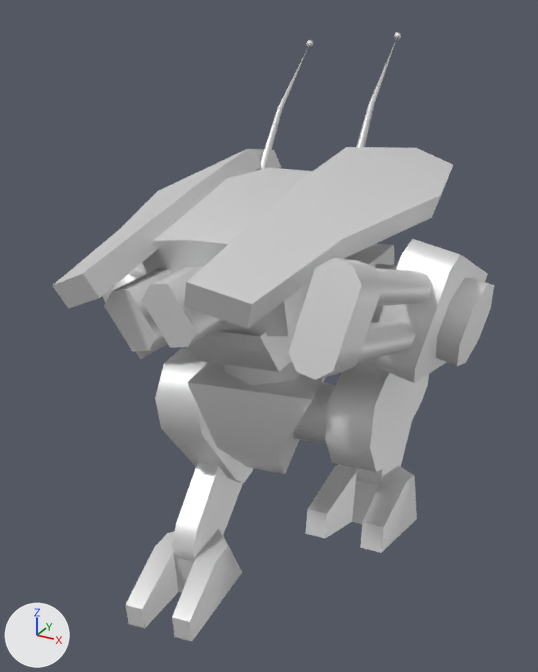
A saved change to the glTF model leggob.glb.
Camera for both pictures: a 50 mm camera at (13.3, -26.9, 25.7) aimed at (-1.5, 0.0, 12.3). The axes (+X, +Y, +Z) are drawn at lower left. The lights are the same throughout. The older version comes first. Both versions are drawn at frame 24 of the action 'Walk'; the numbers are the values there.

In view in the first picture: 'lbarrel', 'lfoot', 'lthigh', 'pelvis', 'rfoot', 'rleg', 'rthigh', 'sleeve', 'torso' and 1 more.
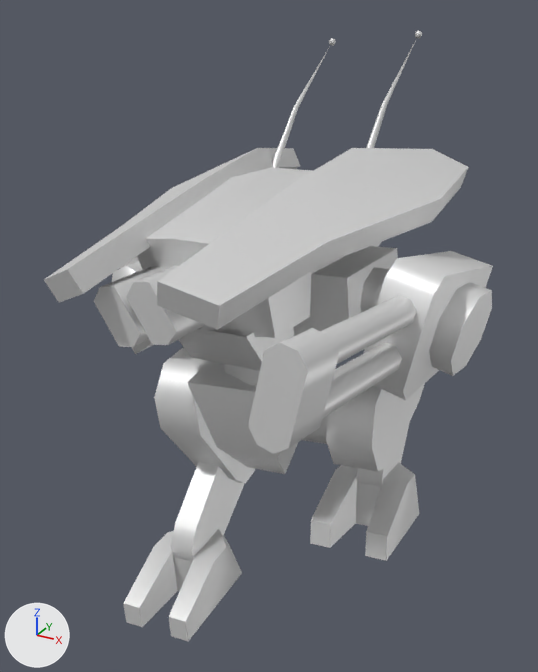
Pixel boxes (x1, y1, x2, y2) of what changed, in the pictures (538 x 672 px):
```json
{"object": "torso", "change": "turned", "before": [52, 32, 453, 372], "after": [44, 30, 469, 371]}
{"object": "lbarrel", "change": "turned", "before": [288, 258, 433, 380], "after": [248, 295, 416, 454]}
{"object": "sleeve", "change": "turned", "before": [369, 239, 494, 383], "after": [363, 251, 493, 400]}
{"object": "lthigh", "change": "turned", "before": [325, 360, 429, 472], "after": [326, 384, 425, 472]}
{"object": "rfoot", "change": "turned", "before": [126, 529, 242, 642], "after": [123, 529, 242, 641]}
{"object": "lfoot", "change": "turned", "before": [305, 464, 417, 553], "after": [310, 462, 419, 561]}
{"object": "rthigh", "change": "turned", "before": [155, 348, 253, 483], "after": [154, 348, 255, 483]}
{"object": "rleg", "change": "turned", "before": [172, 463, 243, 562], "after": [171, 462, 245, 562]}
{"object": "lleg", "change": "turned", "before": [356, 422, 412, 485], "after": [357, 422, 410, 487]}
```

Edits to the scene script, one JSON object a line:
```json
{"op": "set", "path": "ob_torso.rotation_euler", "old": "(0.0, 0.0, -0.0347)", "new": "(0.0, 0.0, -0.143)", "note": "degrees (0, 0, -2) -> degrees (0, 0, -8.2)"}
{"op": "set", "path": "ob_sleeve.rotation_euler", "old": "(-0.306, 0.0, 0.0)", "new": "(-0.109, 0.0, 0.0)", "note": "degrees (-18, 0, 0) -> degrees (-6.2, 0, 0)"}
{"op": "set", "path": "ob_lthigh.rotation_euler", "old": "(0.89, 0.0136, -0.0284)", "new": "(0.891, 0.0, 0.0)", "note": "degrees (51, 0.8, -1.6) -> degrees (51, 0, 0)"}
{"op": "set", "path": "ob_lfoot.rotation_euler", "old": "(0.0413, 0.0, 0.0)", "new": "(0.157, 0.0, 0.0)", "note": "degrees (2.4, 0, 0) -> degrees (9, 0, 0)"}
{"op": "set", "path": "ob_rthigh.rotation_euler", "old": "(-0.233, 0.00403, 0.0344)", "new": "(-0.233, 0.0, 0.0)", "note": "degrees (-13, 0.2, 2) -> degrees (-13, 0, 0)"}
```
